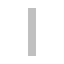
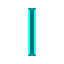
The second 64 x 64 image is a revision of the first. Changes to its layers:
removed layer "Pasted Layer" over bbox(28, 8, 36, 56)
painted on "Layer" over bbox(28, 8, 36, 56)
